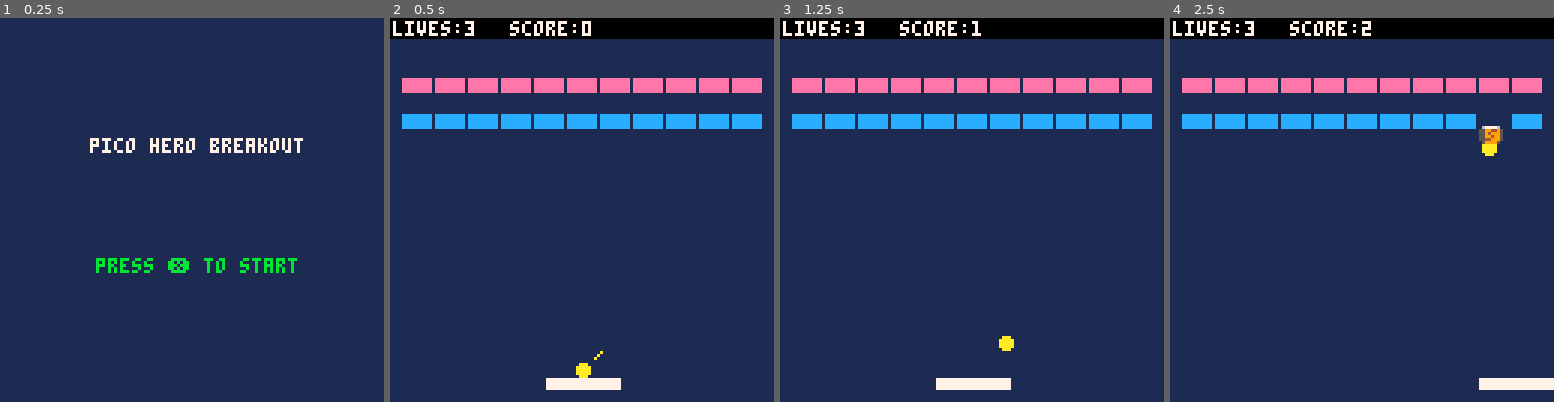
Above: before the commit, frames 1-4 (left to right).
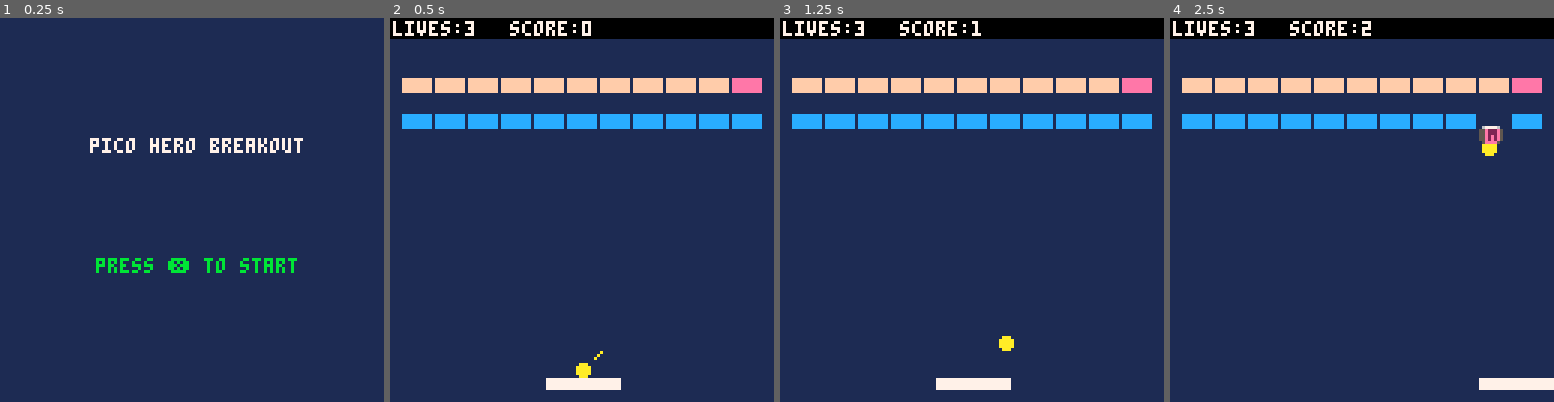
Above: after the commit, the same moments.

Repository: grantconnerywalker/MyPico-8Carts
Game: PICO-8 cartridge mybreakout.p8
Same seed, same stepped clock (60 frames per second), same inputs: the game is played once before the commit and once after it.
Inputs:
- Up to frame 1 (0.25 s): no input
- Up to frame 2 (0.5 s): tap X (X key) at 0.33 s
- Up to frame 3 (1.25 s): tap X (X key) at 1.07 s
- Up to frame 4 (2.5 s): hold Right 1.6-2.1 s; tap X (X key) at 1.85 s; hold Right from 2.47 s (still down)

Frame 1 is identical in both runs. In frame 2, 3.1% of the frame differs, in the area x 3-89%, y 15-20%; in frame 3, 3.1%; in frame 4, 3.2%, in the area x 3-89%, y 15-33%.

Commit message:
Update mybreakout.p8

Diff:
--- a/mybreakout.p8
+++ b/mybreakout.p8
@@ -3,12 +3,6 @@
 __lua__
 // goals
 // 5a. powerups
---     -- speeddown
---     -- speedup (plus score up?)
---     -- 1up
---     -- sticky
---     -- expand
---     -- reduce (plus score up?)
 --     -- megaball
 --     -- multiball
 // 6. juiciness (particles/shake)
@@ -25,7 +19,7 @@
 	--levels[1]="xxxxxb"
 	--levels[2]="bxbxbxbxbxbxbxbxbxbxbxbxbxbxbxbxbxbxbx"
 	--levels[1]="////x4b/s9s"
-	levels[1]="b9b/p9p"
+	levels[1]="i9b/p9p"
 
 		--debug
 	debug1=""
@@ -80,8 +74,14 @@
 		ball_x=pad_x+sticky_x
 		ball_y=pad_y-ball_r-1
 	else
-		nextx=ball_x+ball_dx
-		nexty=ball_y+ball_dy
+		--regular ball physics
+		if powerup==1 then
+			nextx=ball_x+(ball_dx/2)
+			nexty=ball_y+(ball_dy/2)
+		else
+			nextx=ball_x+ball_dx
+			nexty=ball_y+ball_dy
+		end
 
 		-- check if ball hit pad
 		if ball_box(nextx,nexty,pad_x,pad_y,pad_w,pad_h) then
@@ -137,10 +137,13 @@
 			if brick_v[i] and ball_box(nextx,nexty,brick_x[i],brick_y[i],brick_w,brick_h) then
 				-- find out which direction to deflect
 				if not(brickhit) then
-					if deflx_ball_box(ball_x,ball_y,ball_dx,ball_dy,brick_x[i],brick_y[i],brick_w,brick_h) then
-						ball_dx = -ball_dx
-					else
-						ball_dy = -ball_dy
+					if (powerup != 6)
+					or (powerup == 6 and brick_t[i]=="i") then
+						if deflx_ball_box(ball_x,ball_y,ball_dx,ball_dy,brick_x[i],brick_y[i],brick_w,brick_h) then
+							ball_dx = -ball_dx
+						else
+							ball_dy = -ball_dy
+						end
 					end
 				end
 				brickhit=true
@@ -213,7 +216,7 @@
 	if _p==1 then
 		-- slow down
 		powerup=1
-		powerup_t=0
+		powerup_t=900
 	elseif _p==2 then
 		-- life
 		powerup=2
@@ -234,11 +237,11 @@
 	elseif _p==6 then
 		-- megaball
 		powerup=6
-		powerup_t=0
+		powerup_t=900
 	elseif _p==7 then
 		-- multiball
 		powerup=7
-		powerup_t=0
+		powerup_t=900
 	end
 end
 
@@ -259,8 +262,23 @@
 	elseif brick_t[_i] == "i" then
 		sfx(9)
 	elseif brick_t[_i] == "h" then
-		sfx(10)
-		brick_t[_i] = "b"
+		if powerup==6 then
+			brick_v[_i]=false
+			if _combo then
+				score+=10*multiplier*pointsmult
+				multiplier+=1
+				if multiplier>5 then
+					sfx(6)
+				elseif multiplier>15 then
+					sfx(7)
+				else
+					sfx(5)
+				end
+			end
+		else
+			sfx(10)
+			brick_t[_i] = "b"
+		end
 	elseif brick_t[_i] == "p" then
 		-- todo drop powerup and sfx
 		sfx(7)
@@ -284,6 +302,7 @@
 function spawnpill(_x,_y)
 	-- 7 because 7 powerups
 	local _t =	flr(rnd(7)+1)
+ _t = 6 -- for testing only
 
 	add(pill_x,_x)
 	add(pill_y,_y)
